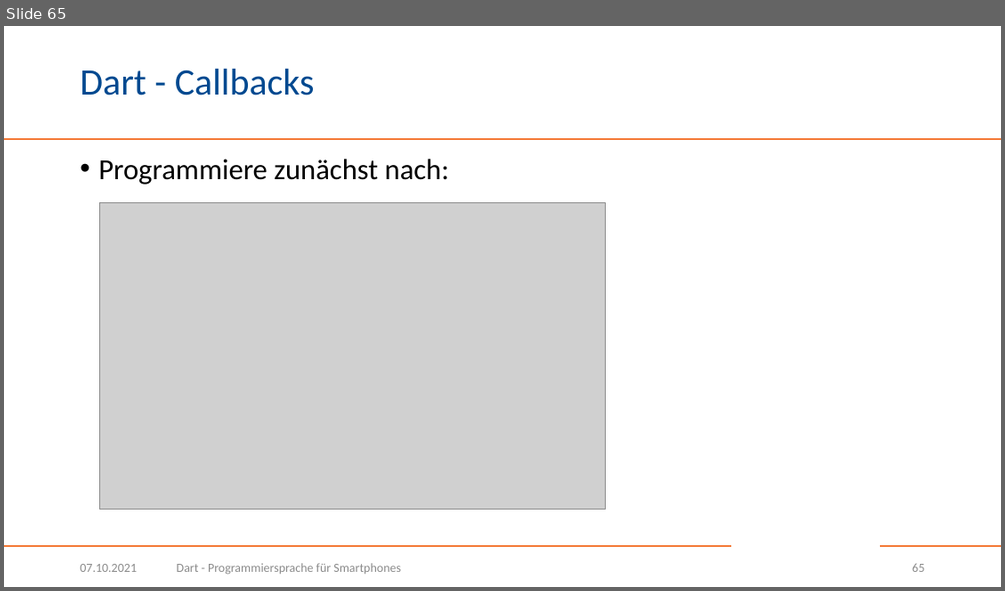
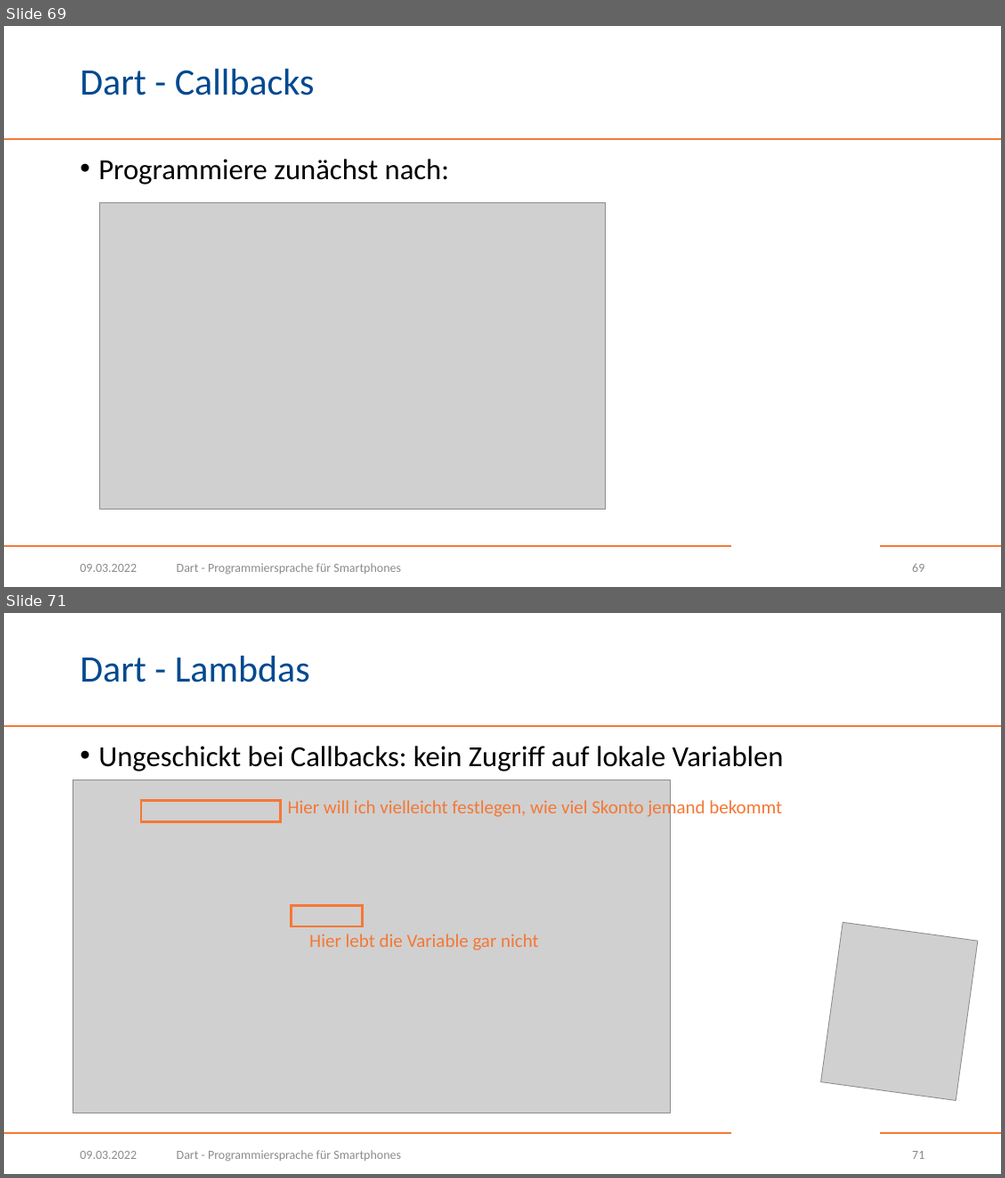
Before and after one commit to BogyMitutoyoCTL/Checklisten-App-2022.1, a slide deck: Dart.pptx. Shown one above the other, each under a label of ours: slide 65 before the commit, slides 69 and 71 after it; the slides between them are not shown. The pictures are 1005x591 and 1005x1178 pixels, drawn with LibreOffice and Linux fonts; fonts in the diff are those of the drawing; grey boxes stand for pictures; background and template pictures are left out. Boxes give left, top, right and bottom in pixels: in the first picture for what was removed or moved away, otherwise in the second. Text is boxed around its words. In the diff, an @@ line names an element or a change of style, - is before the commit and + after.

Commit message:
Dart presentation: add chapters for scope and lambdas

```diff
--- a/Dart.pptx
+++ b/Dart.pptx
@@ slide 71 added at bbox=[4, 613, 1001, 1174], background #FFFFFF; not listed: 3 template elements that a slide beside it also shows @@
@@ title added at bbox=[80, 656, 310, 682], 36 pt, text #004990 @@
+Dart - Lambdas
@@ text added at bbox=[98, 746, 784, 771], 28 pt, text #000000 @@
+• Ungeschickt bei Callbacks: kein Zugriff auf lokale Variablen
@@ picture added at bbox=[73, 780, 671, 1113] @@
@@ text added at bbox=[288, 797, 782, 819], 18 pt, text #F47836 @@
+Hier will ich vielleicht festlegen, wie viel Skonto jemand bekommt
@@ rectangle added at bbox=[141, 801, 280, 821], outline #F47836 2.25 pt @@
@@ rectangle added at bbox=[291, 906, 362, 926], outline #F47836 2.25 pt @@
@@ picture added at bbox=[821, 923, 978, 1100] @@
@@ text added at bbox=[309, 933, 539, 950], 18 pt, text #F47836 @@
+Hier lebt die Variable gar nicht
@@ text added at bbox=[80, 1151, 137, 1159], 12 pt, text #8C8C8C @@
+09.03.2022
@@ text added at bbox=[177, 1150, 401, 1161], 12 pt, text #8C8C8C @@
+Dart - Programmiersprache für Smartphones
@@ page number added at bbox=[912, 1151, 924, 1159], 12 pt, text #8C8C8C @@
+71
@@ what was slide 65 is now slide 69 @@
@@ slide 69 changed as well @@
@@ text at bbox=[80, 564, 137, 572]: text changed @@
-07.10.2021
+09.03.2022
```
Also in this commit, not shown: 89 other slides changed, 9 other slides added.
